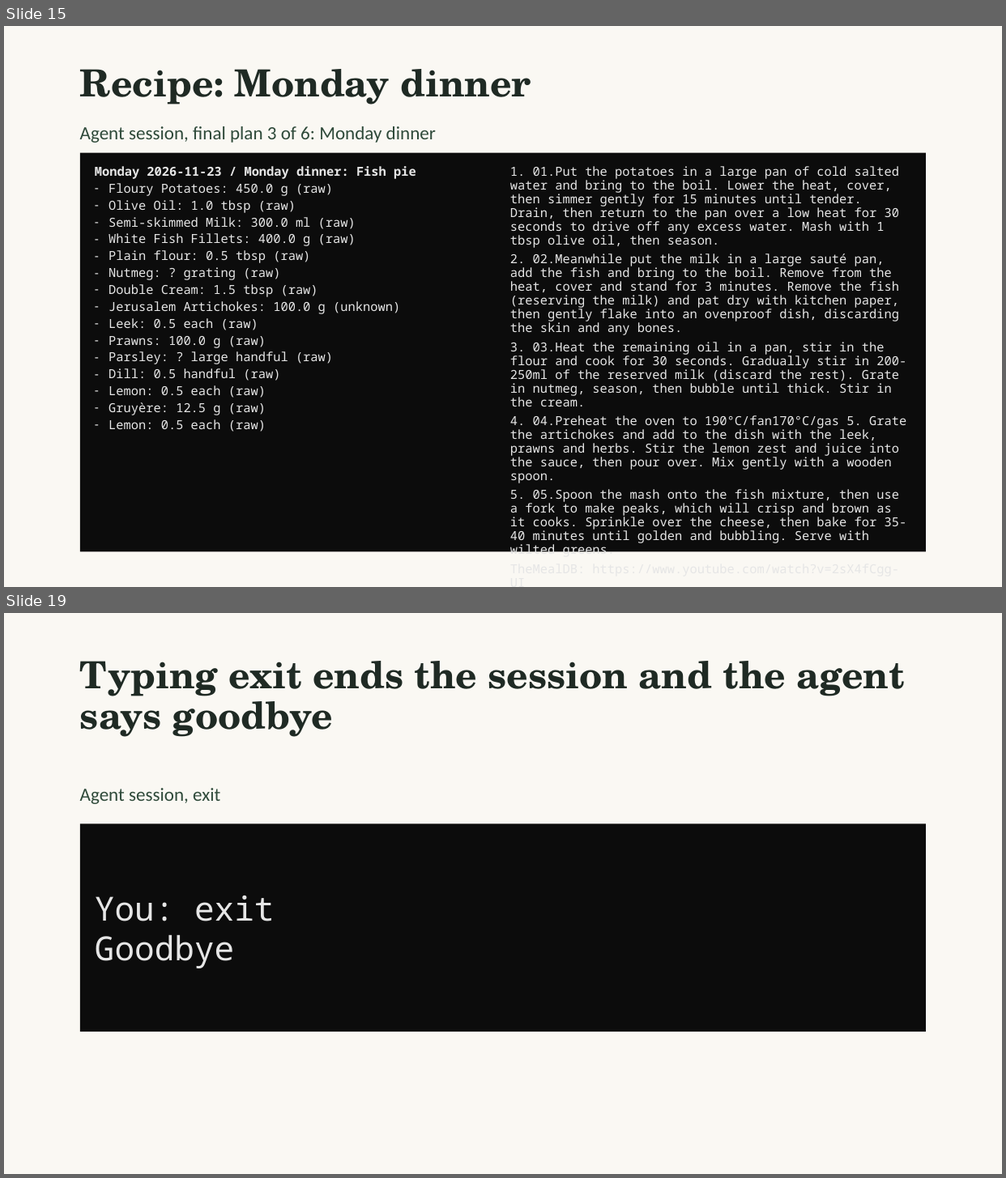
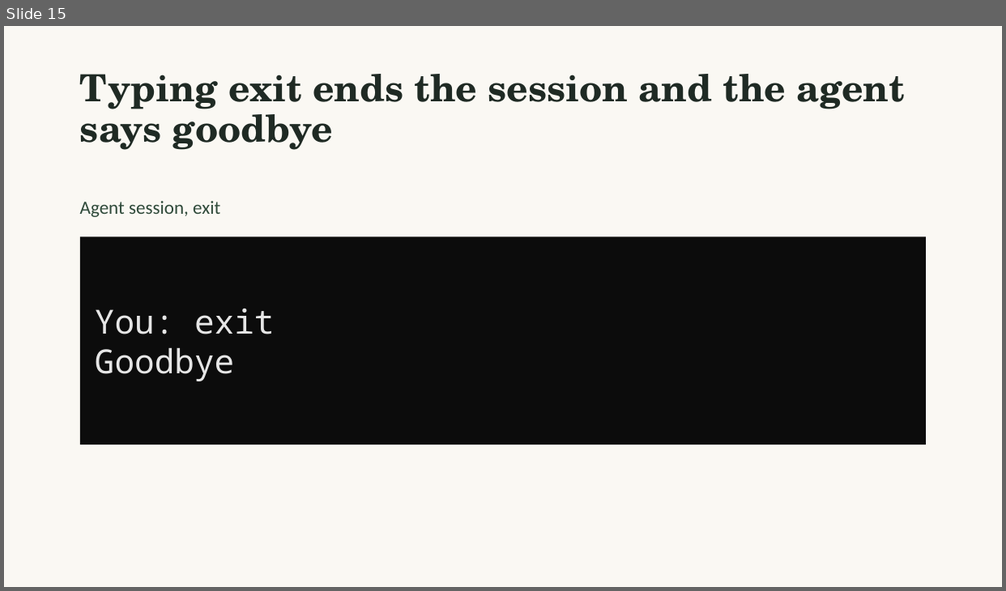
Before and after one commit to gabrieleguetta/ai-workshop-project, a slide deck: MVP-Presentation.pptx. Shown one above the other, each under a label of ours: slides 15 and 19 before the commit, slide 15 after it; the slides between them are not shown. The pictures are 1006x1178 and 1006x591 pixels, drawn with LibreOffice and Linux fonts; fonts in the diff are those of the drawing. Boxes give left, top, right and bottom in pixels: in the first picture for what was removed or moved away, otherwise in the second. Text is boxed around its words. In the diff, an @@ line names an element or a change of style, - is before the commit and + after.

```diff
--- a/MVP-Presentation.pptx
+++ b/MVP-Presentation.pptx
@@ slide 15 removed at (4, 26, 1002, 587), background #FAF8F3 @@
@@ title removed at (80, 69, 531, 105) @@
-Recipe: Monday dinner
@@ text removed at (80, 126, 436, 143) @@
-Agent session, final plan 3 of 6: Monday dinner
@@ rectangle removed at (80, 152, 927, 552) @@
@@ text removed at (95, 166, 416, 432) @@
-Monday 2026-11-23 / Monday dinner: Fish pie
-– Floury Potatoes: 450.0 g (raw)
-– Olive Oil: 1.0 tbsp (raw)
-– Semi-skimmed Milk: 300.0 ml (raw)
-– White Fish Fillets: 400.0 g (raw)
-– Plain flour: 0.5 tbsp (raw)
-– Nutmeg: ? grating (raw)
-– Double Cream: 1.5 tbsp (raw)
-– Jerusalem Artichokes: 100.0 g (unknown)
-– Leek: 0.5 each (raw)
-– Prawns: 100.0 g (raw)
-– Parsley: ? large handful (raw)
-– Dill: 0.5 handful (raw)
-– Lemon: 0.5 each (raw)
-– Gruyère: 12.5 g (raw)
-– Lemon: 0.5 each (raw)
@@ text removed at (510, 166, 907, 558) @@
-1. 01.Put the potatoes in a large pan of cold salted water and bring to the boil. Lower the heat, cover, then simmer gently for 15 minutes until tender. Drain, then return to the pan over a low heat for 30 seconds to drive off any excess water. Mash with 1 tbsp olive oil, then season.
-2. 02.Meanwhile put the milk in a large sauté pan, add the fish and bring to the boil. Remove from the heat, cover and stand for 3 minutes. Remove the fish (reserving the milk) and pat dry with kitchen paper, then gently flake into an ovenproof dish, discarding the skin and any bones.
-3. 03.Heat the remaining oil in a pan, stir in the flour and cook for 30 seconds. Gradually stir in 200-250ml of the reserved milk (discard the rest). Grate in nutmeg, season, then bubble until thick. Stir in the cream.
-4. 04.Preheat the oven to 190°C/fan170°C/gas 5. Grate the artichokes and add to the dish with the leek, prawns and herbs. Stir the lemon zest and juice into the sauce, then pour over. Mix gently with a wooden spoon.
-5. 05.Spoon the mash onto the fish mixture, then use a fork to make peaks, which will crisp and brown as it cooks. Sprinkle over the cheese, then bake for 35-40 minutes until golden and bubbling. Serve with wilted greens.
-TheMealDB: https://www.youtube.com/watch?v=2sX4fCgg-UI
@@ what was slide 19 is now slide 15 @@
```
Also in this commit, not shown: 8 slides changed, 4 slides added, 7 other slides removed, 3 other files.
